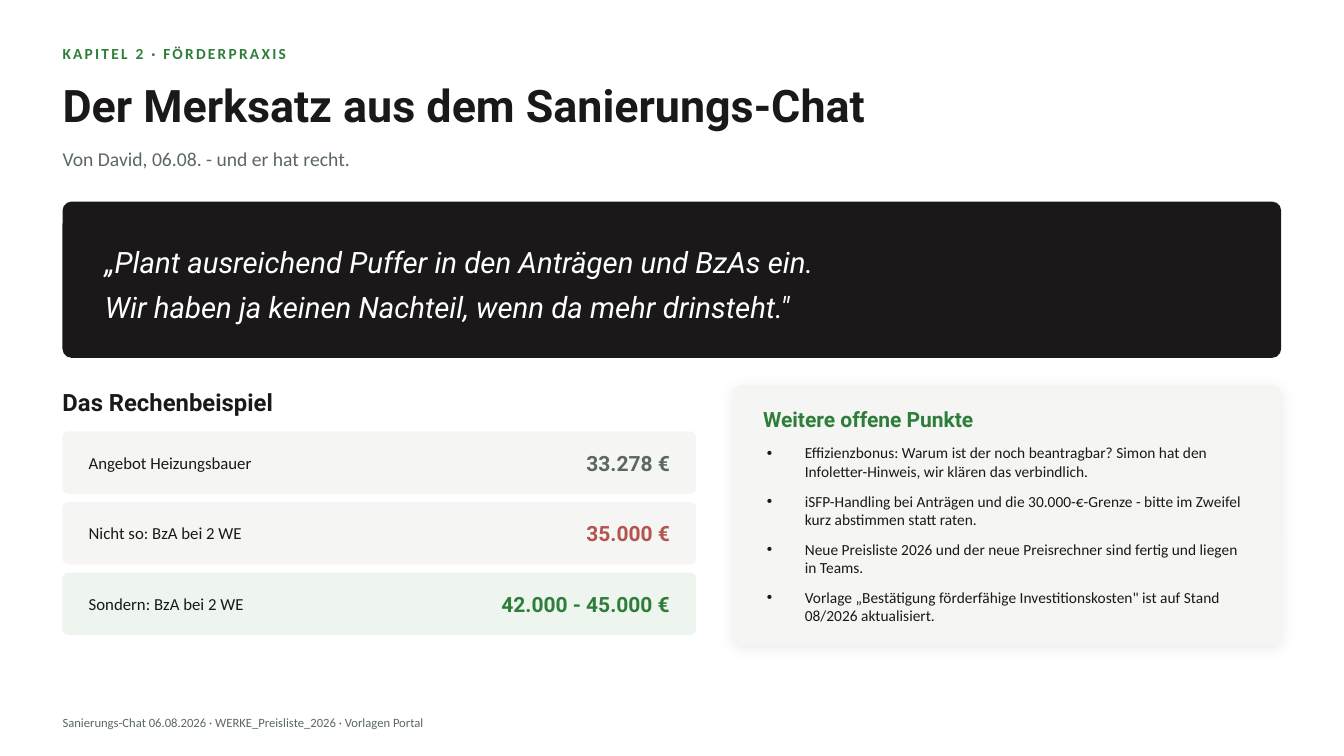
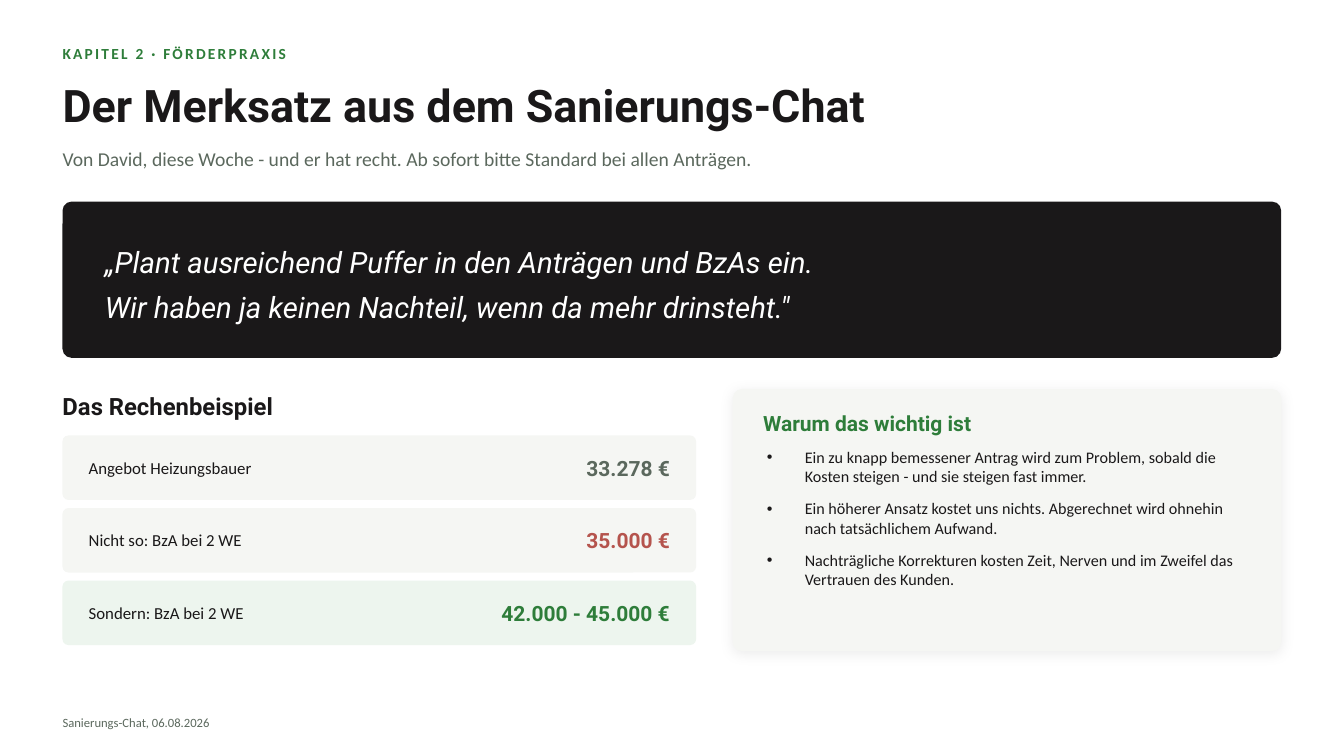
Before and after one commit to p4prg96r2f-prog/Alles, a slide deck: slide 11 of WERKE_Teammeeting_2026-08-07.pptx (slide 23 before the commit). Drawn at 1344x756 pixels with LibreOffice and Linux fonts; fonts in the diff are those of the drawing. Boxes give left, top, right and bottom in pixels: in the first picture for what was removed or moved away, otherwise in the second. Text is boxed around its words. In the diff, an @@ line names an element or a change of style, - is before the commit and + after.

```diff
--- a/WERKE_Teammeeting_2026-08-07.pptx
+++ b/WERKE_Teammeeting_2026-08-07.pptx
@@ text at box(63, 152, 751, 170): text changed @@
-Von David, 06.08. - und er hat recht.
+Von David, diese Woche - und er hat recht. Ab sofort bitte Standard bei allen Anträgen.
@@ text at box(763, 415, 971, 436): text changed @@
-Weitere offene Punkte
+Warum das wichtig ist
@@ text "Angebot Heizungsbauer": place and size @@
-text "Angebot Heizungsbauer" at box(89, 457, 251, 472)
+text "Angebot Heizungsbauer" at box(89, 462, 251, 477)
@@ text at box(805, 451, 1232, 585): text changed; size 11 to 11.5 pt @@
-• Effizienzbonus: Warum ist der noch beantragbar? Simon hat den Infoletter-Hinweis, wir klären das verbindlich.
-• iSFP-Handling bei Anträgen und die 30.000-€-Grenze - bitte im Zweifel kurz abstimmen statt raten.
-• Neue Preisliste 2026 und der neue Preisrechner sind fertig und liegen in Teams.
-• Vorlage „Bestätigung förderfähige Investitionskosten" ist auf Stand 08/2026 aktualisiert.
+• Ein zu knapp bemessener Antrag wird zum Problem, sobald die Kosten steigen - und sie steigen fast immer.
+• Ein höherer Ansatz kostet uns nichts. Abgerechnet wird ohnehin nach tatsächlichem Aufwand.
+• Nachträgliche Korrekturen kosten Zeit, Nerven und im Zweifel das Vertrauen des Kunden.
@@ 3 texts, 3 rounded rectangles: place and size @@
-3 texts, 3 rounded rectangles at box(62, 385, 1281, 645)
+3 texts, 3 rounded rectangles at box(62, 389, 1281, 651)
@@ text "Nicht so: BzA bei 2 ...": place and size @@
-text "Nicht so: BzA bei 2 ..." at box(89, 527, 241, 539)
+text "Nicht so: BzA bei 2 ..." at box(89, 534, 241, 546)
@@ rounded rectangle: place and size @@
-rounded rectangle at box(63, 573, 697, 635)
+rounded rectangle at box(63, 581, 697, 645)
@@ proportions changed in 3 elements at box(63, 436, 697, 500), box(63, 508, 697, 573), box(63, 581, 697, 645) @@
@@ text "Sondern: BzA bei 2 WE": place and size @@
-text "Sondern: BzA bei 2 WE" at box(89, 598, 243, 610)
+text "Sondern: BzA bei 2 WE" at box(89, 607, 243, 619)
@@ text "42.000 - 45.000 €": place and size @@
-text "42.000 - 45.000 €" at box(501, 597, 652, 612)
+text "42.000 - 45.000 €" at box(501, 606, 652, 621)
@@ text at box(63, 718, 209, 729): text changed @@
-Sanierungs-Chat 06.08.2026 · WERKE_Preisliste_2026 · Vorlagen Portal
+Sanierungs-Chat, 06.08.2026
```
Also in this commit, not shown: 10 other slides changed, 9 slides added, 19 slides removed, 1 other file.
